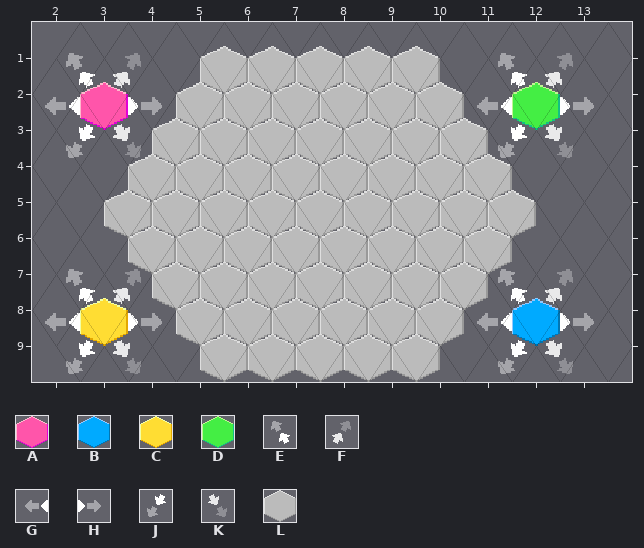
Two versions of a level (Tiled map, game_board.tmx). This is how it looked before the edit.
Cells are 32x48 px. Hexagonal. Every second row is shifted by half a cell. Shown: x 2..13, y 1..9.
Key: from "hex-32x32": A 1, B 10, C 19, D 28, E 36, F 40, G 45, H 49, J 54, K 58, L 63.
_ is an empty cell.
Layer "Tile Layer 1" before, first column x 2:
 1 EF_LLLLL_EF_
 2 GAHLLLLLLGDH
 3 JKLLLLLLLJK_
 4 __LLLLLLLL__
 5 _LLLLLLLLL__
 6 __LLLLLLLL__
 7 EFLLLLLLLEF_
 8 GCHLLLLLLGBH
 9 JK_LLLLL_JK_
Once edited:
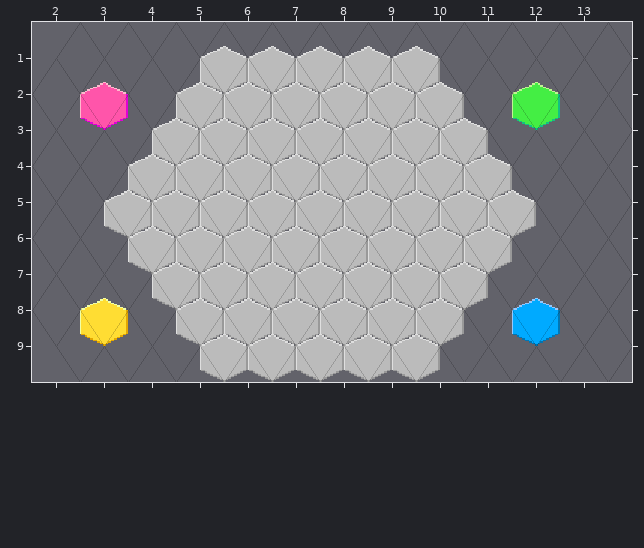
Commit message: Remove arrows from default map (they'll be drawn by code)
Changes in this commit:
Changed rows in their new state; . is an unchanged cell.
Layer "Tile Layer 1":
first column x 2:
 1 __.......__.
 2 _._......_._
 3 __.......__.
first column x 2:
 7 __.......__.
 8 _._......_._
 9 __.......__.
